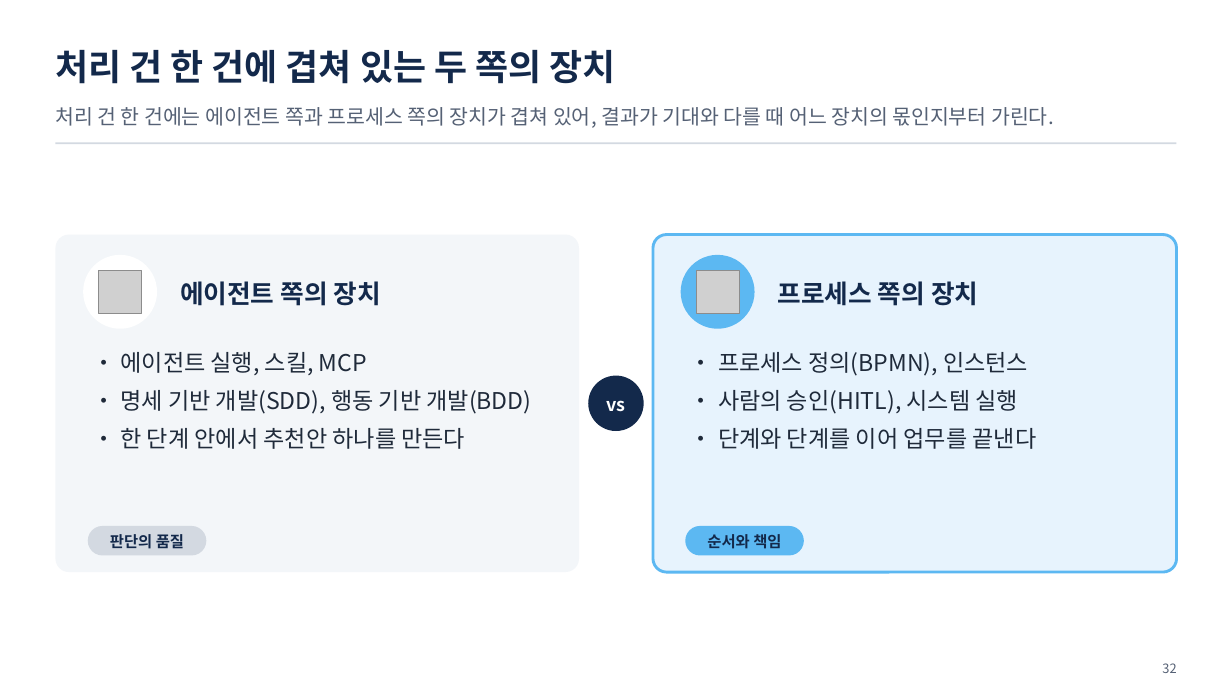
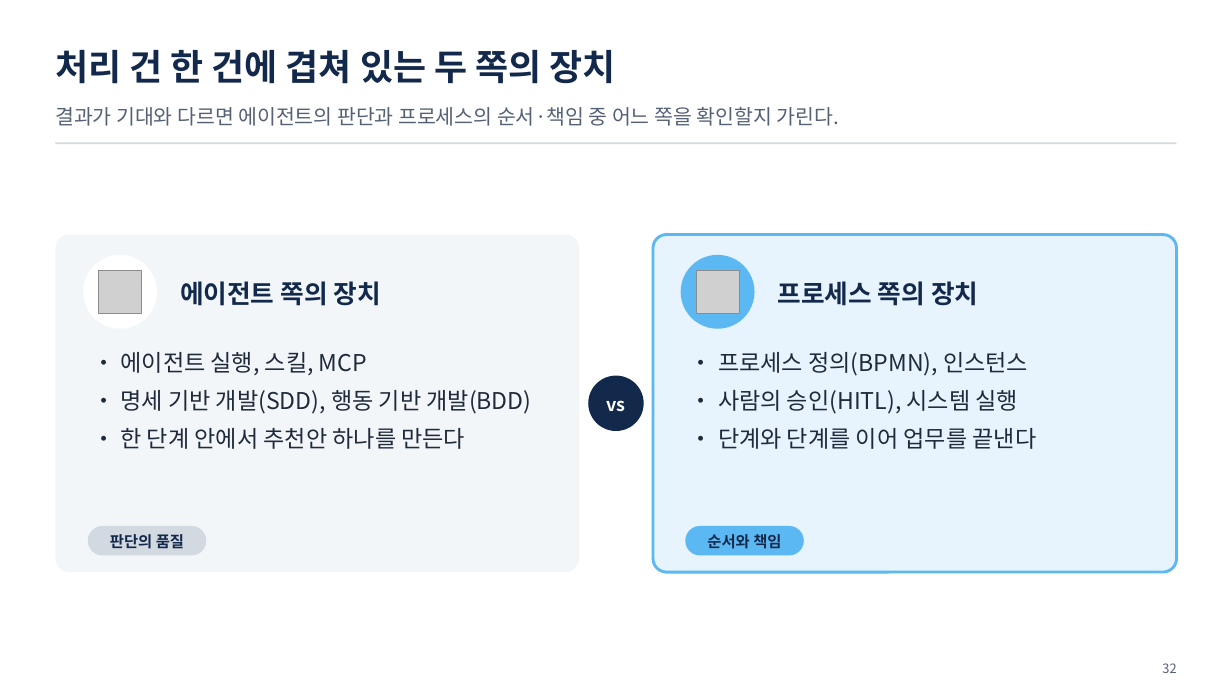
Before and after one commit to uengine-oss/hyd-iot-edu, a slide deck: slide 32 of 산출물/통합반/이론/11회차/통합반_11일차.pptx. Drawn at 1232x693 pixels with LibreOffice and Linux fonts; fonts in the diff are those of the drawing; grey boxes stand for pictures. Boxes give left, top, right and bottom in pixels: in the first picture for what was removed or moved away, otherwise in the second. Text is boxed around its words. In the diff, an @@ line names an element or a change of style, - is before the commit and + after.

```diff
--- a/산출물/통합반/이론/11회차/통합반_11일차.pptx
+++ b/산출물/통합반/이론/11회차/통합반_11일차.pptx
@@ text at (55,107,839,126): text changed @@
-처리 건 한 건에는 에이전트 쪽과 프로세스 쪽의 장치가 겹쳐 있어, 결과가 기대와 다를 때 어느 장치의 몫인지부터 가린다.
+결과가 기대와 다르면 에이전트의 판단과 프로세스의 순서·책임 중 어느 쪽을 확인할지 가린다.
```
Also in this commit, not shown: 11 other slides changed, 29 other files.
